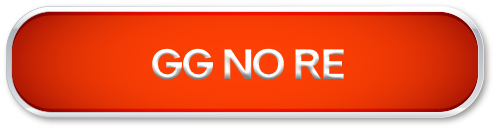
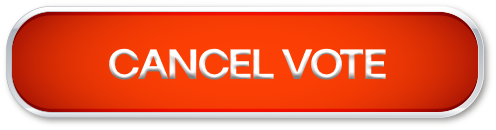
The second 496 × 130 image is a revision of the first. Changes to its layers:
renamed "GG NO RE" to "CANCEL VOTE", painted on it over [109, 48, 386, 80]
